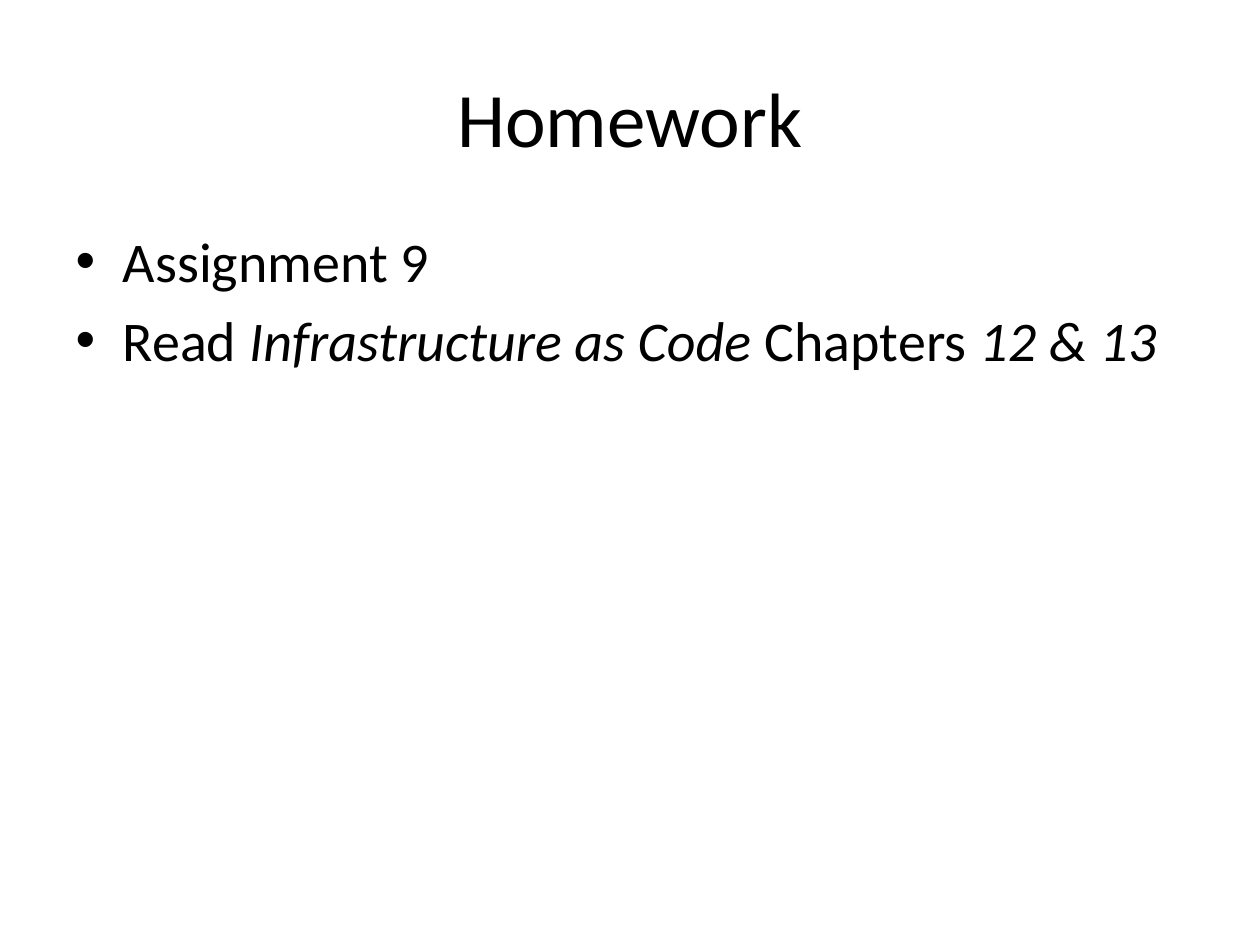
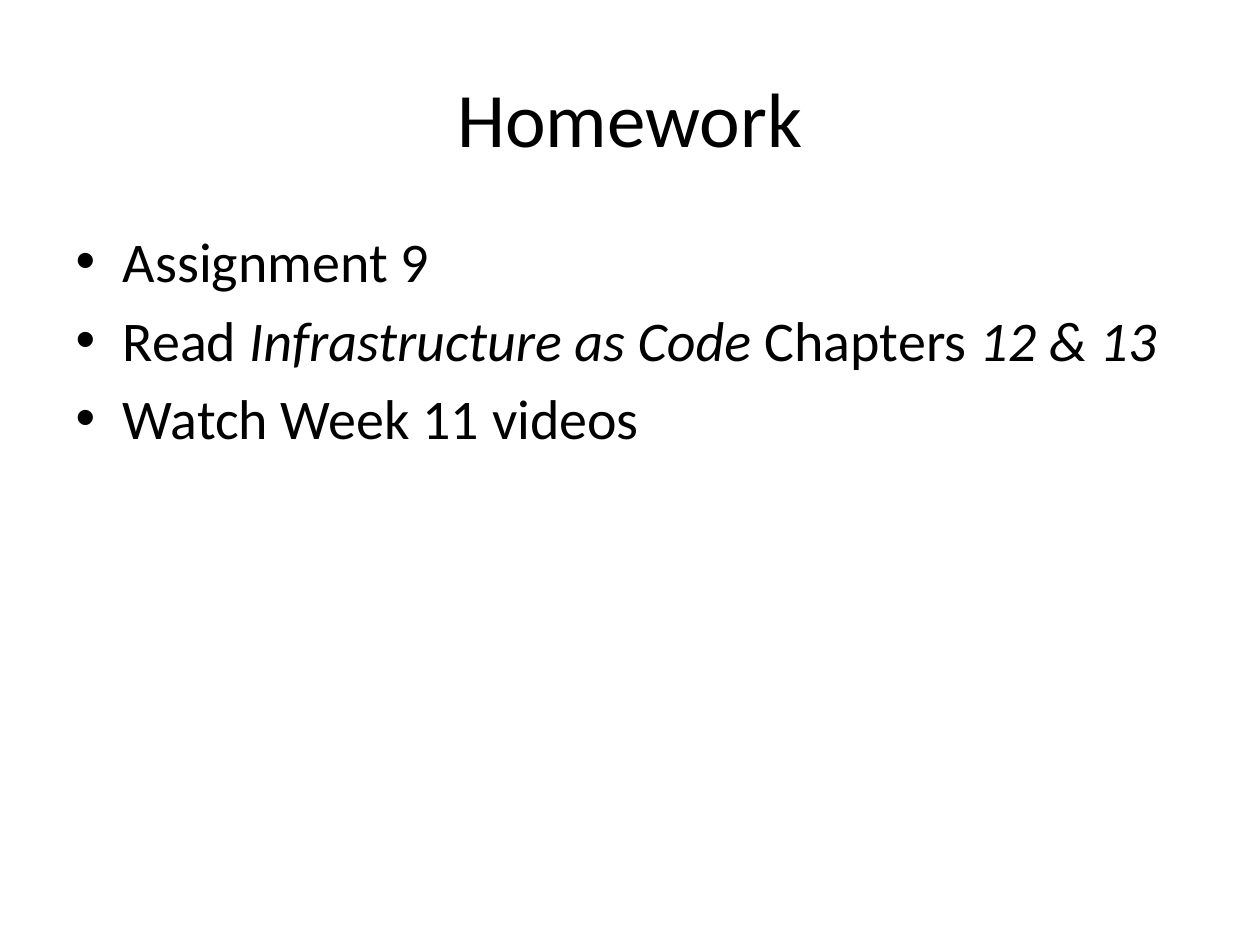
Before and after one commit to jasondbaker/infrastructure-class, a slide deck: slide 58 of lectures/infrastructure-week-10.pptx (slide 53 before the commit). Drawn at 1260x945 pixels with LibreOffice and Linux fonts; fonts in the diff are those of the drawing. Boxes give left, top, right and bottom in pixels: in the first picture for what was removed or moved away, otherwise in the second. Text is boxed around its words. In the diff, an @@ line names an element or a change of style, - is before the commit and + after.

Commit message:
add update ansible ami and week11 project

```diff
--- a/lectures/infrastructure-week-10.pptx
+++ b/lectures/infrastructure-week-10.pptx
@@ text at bbox=[123, 400, 639, 440]: paragraph added @@
+• Watch Week 11 videos
```
Also in this commit, not shown: 2 other slides changed, 5 slides added, 7 other files.
